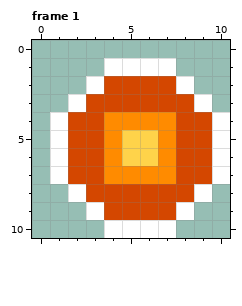
Edited in one commit: pixel-art file (assets/projectiles/default/proj.ase). That is the earlier state.
12x12 pixels, 4 frames. Shown: frame 1. The old version is drawn lined up with the new one, on the new canvas. The commit also changed other frames, which this record leaves out.
After the commit:
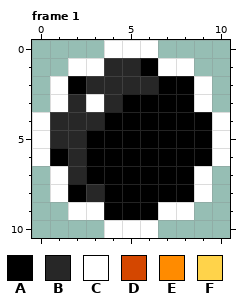
Palette (. is transparent): A #000000  B #272727  C #ffffff  D #d44700  E #ff8b00  F #ffd34a
From old to new:
canvas 12x12 -> 11x11 (the part of the old canvas that was cut away was empty and is not shown)
Changed rows in their new state; - is an unchanged pixel.
Frame 1:
first column x 0:
 0 ----CCC----
 1 --CCBBA-C--
 2 -CABBBBAAC-
 3 -CBCBAAAA--
 4 CBBBAAAAAA-
 5 CBBAAAAAAA-
 6 CABAAAAAAA-
 7 --BAAAAAAC.
 8 -CABAAAAA--
 9 --C-AAAC---
10 -------.---
Changed places in both pictures, as pixel boxes (x1, y1, x2, y2):
changed: (32, 40, 230, 238)
